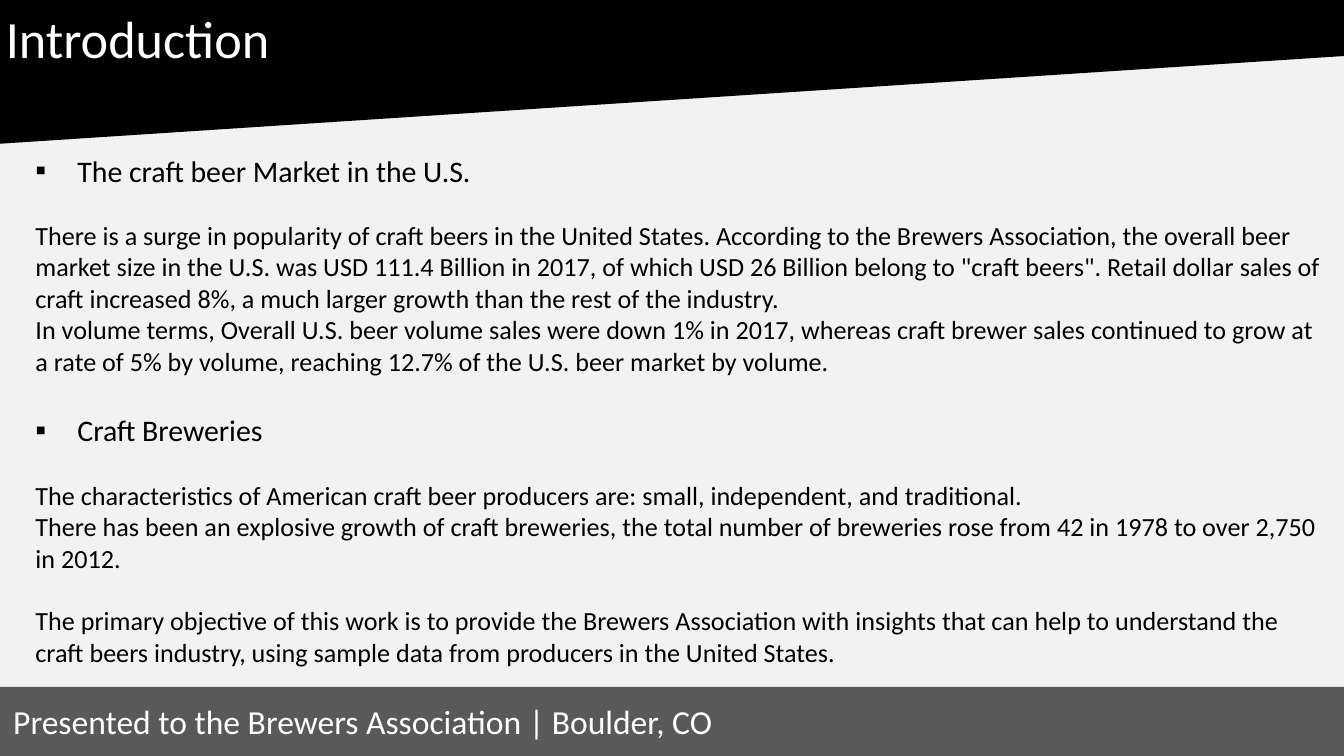
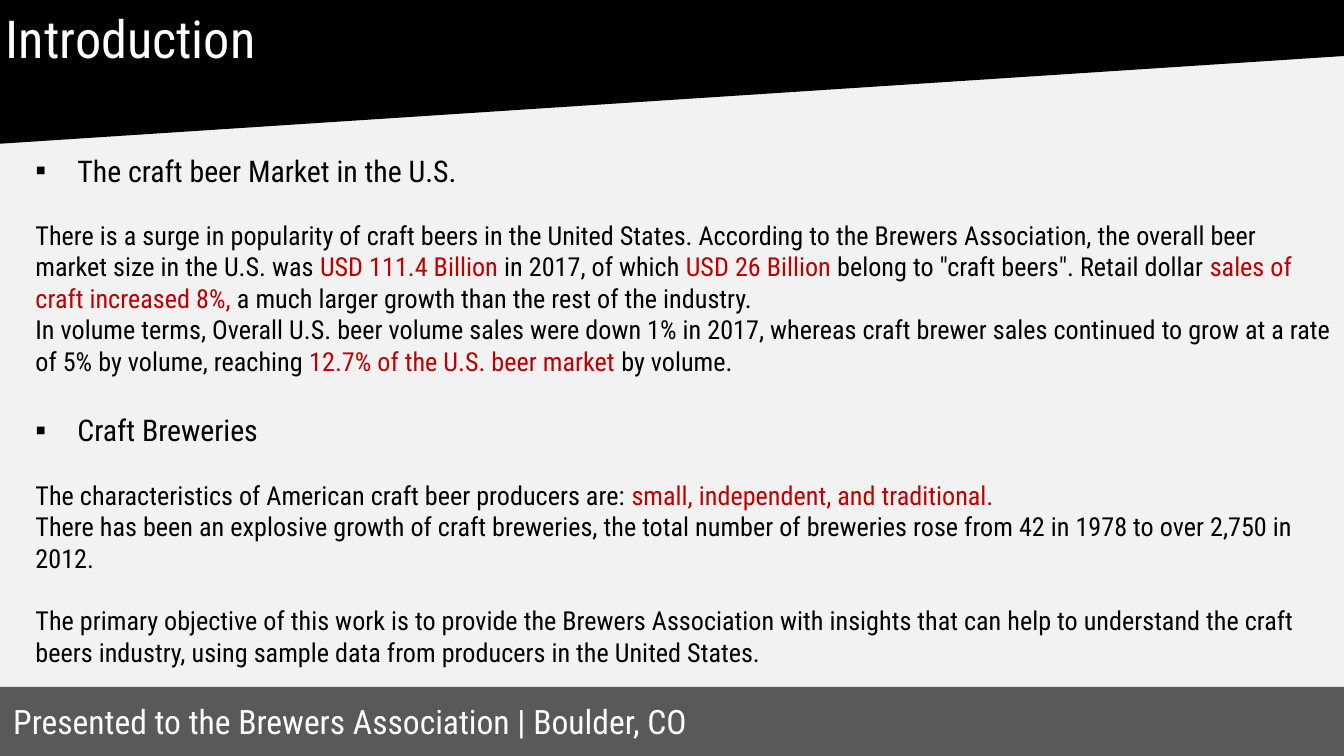
Before and after one commit to renempineda/Craft-Beer-Analysis, a slide deck: slide 2 of Craft Beer Analysis Presentation.pptx. Drawn at 1344x756 pixels with LibreOffice and Linux fonts; fonts in the diff are those of the drawing. Boxes give left, top, right and bottom in pixels: in the first picture for what was removed or moved away, otherwise in the second. Text is boxed around its words. In the diff, an @@ line names an element or a change of style, - is before the commit and + after.

```diff
--- a/Craft Beer Analysis Presentation.pptx
+++ b/Craft Beer Analysis Presentation.pptx
@@ freeform shape "Introduction" at box(0, 1, 1343, 142): font Calibri to Roboto Condensed @@
@@ text "The craft beer Market in ..." at box(35, 159, 1330, 668): font Calibri to Roboto Condensed; text colour #000000 to #C00000 in "USD 111.4 Billion USD 26 Billion sales ...", "12.7% of the U.S. beer market", "small, independent, and traditional." @@
@@ rectangle "Presented to the Brewers Association ..." at box(0, 687, 1344, 755): font Calibri to Roboto Condensed @@
```
Also in this commit, not shown: 13 other slides changed, 1 other file.
